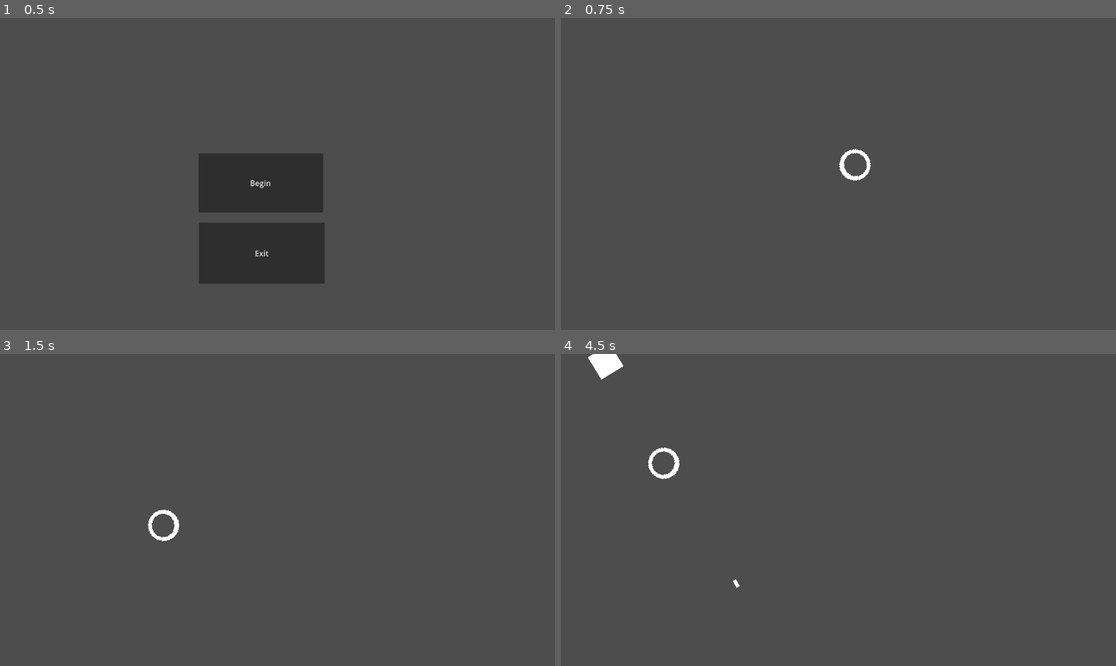
Above: before the commit, frames 1-4 (two rows, left to right).
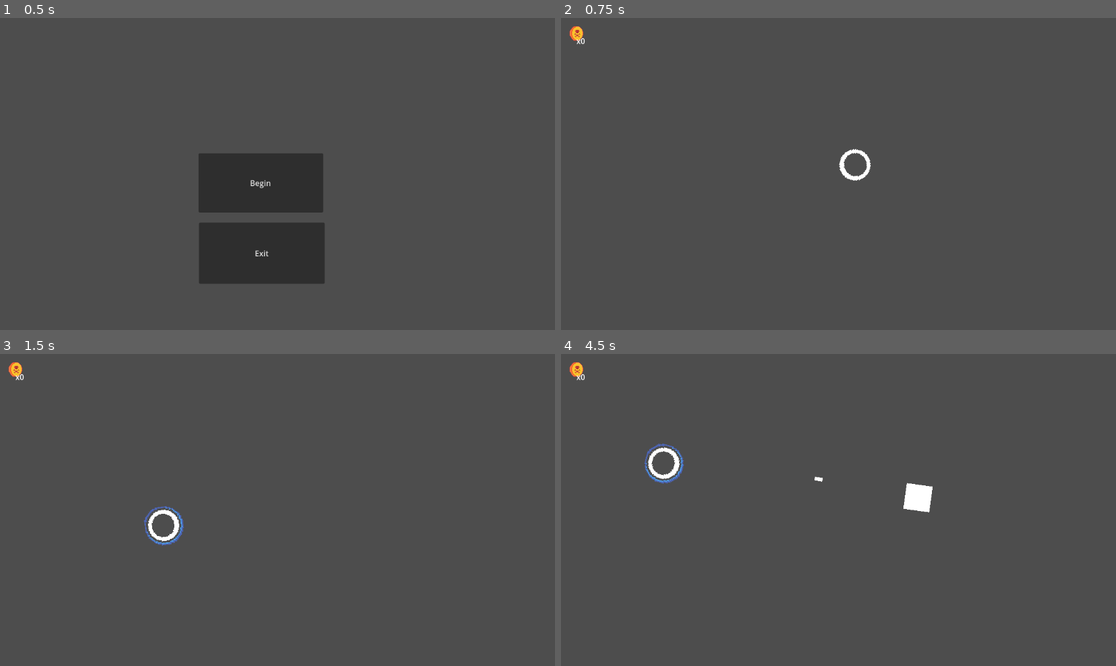
Above: after the commit, the same moments.

Repository: QuiescentTrip/Tavern-GameJam
Game: Godot game, scene res://Title.tscn
Same seed, same stepped clock (60 frames per second), same inputs: the game is played once before the commit and once after it.
Inputs (mouse positions are in pixels of both pictures, inside the frame that each line leads up to):
- Up to frame 1 (0.5 s): no input
- Up to frame 2 (0.75 s): click "Begin" at 0.5 s
- Up to frame 3 (1.5 s): tap Enter at 1.25 s; move the mouse to (399, 494) at 1.27 s; hold D (right) from 1.28 s (still down); hold Right mouse button (RMB, bound only after the commit) from 1.28 s (still down); click (399, 494) at 1.35 s
- Up to frame 4 (4.5 s): tap Space at 2 s; move the mouse to (727, 525) at 2.02 s; release D (right) at 2.03 s; release Right mouse button (RMB, bound only after the commit) at 2.03 s; hold S (down) 2.03-2.78 s; right-click (727, 525) at 2.1 s; click (727, 525) at 2.3 s; tap Enter at 2.75 s; move the mouse to (894, 441) at 2.77 s; hold D (right) 2.78-3.53 s; hold Right mouse button (RMB, bound only after the commit) 2.78-3.53 s; click (894, 441) at 2.85 s; move the mouse to (810, 572) at 3.52 s; hold W (up) 3.53-4.28 s; right-click (810, 572) at 3.6 s; click (810, 572) at 3.8 s; move the mouse to (1005, 556) at 4.27 s; hold A (left) from 4.28 s (still down); hold Right mouse button (RMB, bound only after the commit) from 4.28 s (still down); click (1005, 556) at 4.35 s

Frame 1 is identical in both runs. In frame 2, 0.1% of the frame differs, in the area x 1-5%, y 2-9%; in frame 3, 0.3%; in frame 4, 1.0%, in the area x 1-67%, y 0-76%.

Commit message:
aaa

Diff:
--- a/Godot/Enemies/Basic_Enemy.gd
+++ b/Godot/Enemies/Basic_Enemy.gd
@@ -10,28 +10,37 @@
 @onready var end = $Marker2D
 @onready var player = get_parent().get_parent().get_node("Player")
 
-func _onready():
-	print(player)
-
 var bullet = preload("res://bullet.tscn")
 
 
 func _physics_process(_delta) -> void:
 	if player != null:
+
 		var distance_to = position.distance_to(player.position)
+		var target = (player.position - position).normalized()
+
 		if  distance_to > 300 and distance_to < 1000:
 			look_at(player.global_position)
-			var target = (player.position - self.global_position).normalized()
-			direction =  target * speed
-			if position.distance_to(player.position) > 200:
-				if direction.length() > 1.0:
-					direction = direction.normalized()
-				var target_velocity = direction * speed
-				velocity += (target_velocity - velocity) * friction
 
-				move_and_slide()
-			fire()
-		elif(distance_to <= 300):
+		direction =  target * speed
+
+		if direction.length() > 1.0:
+			direction = direction.normalized()
+
+		if distance_to > 600 and distance_to < 1000:
+
+			var target_velocity = direction * speed
+			velocity += (target_velocity - velocity) * friction
+
+		elif distance_to < 400:
+
+			var target_velocity = -direction * speed
+			velocity += (target_velocity - velocity) * friction
+
+
+		move_and_slide()
+
+		if(distance_to <= 600):
 			look_at(player.global_position)
 			fire()
 
--- /dev/null
+++ b/Godot/GUI/GUI.gd
@@ -0,0 +1,17 @@
+extends CanvasLayer
+class_name UI
+
+@onready var coin_label = $Control/MarginContainer/VBoxContainer/HBoxContainer2/Coins
+
+var coins = 0:
+	set(new_coins):
+		coins = new_coins
+		_update_coins_label()
+
+
+func _update_coins_label():
+	coin_label.text = "x" + str(coins)
+
+
+func _ready():
+	_update_coins_label()
--- a/Godot/GUI/GUI.tscn
+++ b/Godot/GUI/GUI.tscn
@@ -1,3 +1,44 @@
-[gd_scene format=3 uid="uid://c7b04mt1cd4ao"]
+[gd_scene load_steps=3 format=3 uid="uid://c7b04mt1cd4ao"]
+
+[ext_resource type="Texture2D" uid="uid://bnuqjn0m1qvje" path="res://sprites/coin.png" id="1_swf2a"]
+[ext_resource type="Script" path="res://GUI/GUI.gd" id="1_ut6e6"]
 
 [node name="GUI" type="CanvasLayer"]
+script = ExtResource("1_ut6e6")
+
+[node name="Control" type="Control" parent="."]
+layout_mode = 3
+anchors_preset = 15
+anchor_right = 1.0
+anchor_bottom = 1.0
+grow_horizontal = 2
+grow_vertical = 2
+
+[node name="MarginContainer" type="MarginContainer" parent="Control"]
+layout_mode = 1
+anchors_preset = 15
+anchor_right = 1.0
+anchor_bottom = 1.0
+grow_horizontal = 2
+grow_vertical = 2
+theme_override_constants/margin_left = 32
+theme_override_constants/margin_top = 32
+theme_override_constants/margin_right = 32
+theme_override_constants/margin_bottom = 32
+
+[node name="VBoxContainer" type="VBoxContainer" parent="Control/MarginContainer"]
+layout_mode = 2
+size_flags_vertical = 0
+
+[node name="HBoxContainer" type="HBoxContainer" parent="Control/MarginContainer/VBoxContainer"]
+layout_mode = 2
+
+[node name="Sprite2D" type="Sprite2D" parent="Control/MarginContainer/VBoxContainer/HBoxContainer"]
+texture = ExtResource("1_swf2a")
+
+[node name="HBoxContainer2" type="HBoxContainer" parent="Control/MarginContainer/VBoxContainer"]
+layout_mode = 2
+
+[node name="Coins" type="Label" parent="Control/MarginContainer/VBoxContainer/HBoxContainer2"]
+layout_mode = 2
+text = "You have this much money"
--- a/Godot/Player/Player.gd
+++ b/Godot/Player/Player.gd
@@ -9,17 +9,17 @@
 var speed = 500
 var bulletspeed = 4000
 var empty = true
-
+var shielded = false
+var invincible = false
+@onready var invincible_timer = $invincible
 @onready var AnimatedSprite = $AnimatedSprite2D
 @onready var end = $Marker2D
-#var player = preload("res://Player/Player.tscn")
 var bullet = preload("res://bullet.tscn")
 
 var _velocity := Vector2.ZERO
 
 func _ready():
-	#player.instantiate()
-	pass
+	$Sprite2D.visible = not $Sprite2D.visible
 
 
 func _physics_process(_delta: float) -> void:
@@ -28,13 +28,16 @@
 		Input.get_action_strength("down") - Input.get_action_strength("up")
 	)
 
+	if invincible_timer.is_stopped():
+		invincible = false
+
 	if direction.length() > 1.0:
 		direction = direction.normalized()
 
 	velocity = speed * direction
 	move_and_slide()
 
-	if Input.is_action_just_pressed("LMB") and !empty:
+	if Input.is_action_just_pressed("LMB") and !empty and !shielded:
 		fire()
 
 	look_at(get_global_mouse_position())
@@ -47,12 +50,29 @@
 	GlobalSignals.bullet_fired.emit(bullet_instance, end.global_position, direction, 0)
 	empty = true
 
+func _input(event):
+	if event.is_action_pressed("RMB"):
+		$Sprite2D.visible = not $Sprite2D.visible
+		shielded = true
+
+	elif event.is_action_released("RMB"):
+		$Sprite2D.visible = not $Sprite2D.visible
+		shielded = false
 
 func onkill():
-	if !empty:
+	if !empty and !shielded and !invincible:
+		$Death.play()
 		get_tree().paused = true
-		queue_free()
+		if !$Death.playing:
+			queue_free()
+	elif shielded:
+		invincible_timer.start()
+		pass
 	else:
+		if invincible_timer.is_stopped():
+			invincible_timer.start()
+			invincible = true
+		$Pickup.play()
 		AnimatedSprite.frame = 1
 		empty = false
 
--- a/Godot/Player/Player.tscn
+++ b/Godot/Player/Player.tscn
@@ -1,8 +1,11 @@
-[gd_scene load_steps=8 format=3 uid="uid://cdqg41xlkfgan"]
+[gd_scene load_steps=11 format=3 uid="uid://cdqg41xlkfgan"]
 
 [ext_resource type="Script" path="res://Player/Player.gd" id="1_lx08a"]
 [ext_resource type="AudioStream" uid="uid://d02q4y7okdr0o" path="res://sfx/sound.wav" id="2_btart"]
 [ext_resource type="Texture2D" uid="uid://dpp7p5xa0deka" path="res://sprites/New Piskel.png" id="3_25vwd"]
+[ext_resource type="Texture2D" uid="uid://q3ift25k5vqh" path="res://sprites/shield.png" id="4_g2tok"]
+[ext_resource type="AudioStream" uid="uid://q5u0m8jee3hw" path="res://sfx/possible_death_sound.wav" id="5_ngywk"]
+[ext_resource type="AudioStream" uid="uid://d0e2dxvphfewh" path="res://sfx/possible_pickup_sound.wav" id="6_dsfy5"]
 
 [sub_resource type="CircleShape2D" id="CircleShape2D_pd7fc"]
 
@@ -46,3 +49,17 @@
 [node name="AnimatedSprite2D" type="AnimatedSprite2D" parent="."]
 texture_filter = 1
 sprite_frames = SubResource("SpriteFrames_mqnaw")
+
+[node name="Sprite2D" type="Sprite2D" parent="."]
+texture_filter = 1
+position = Vector2(0.5, 0.5)
+scale = Vector2(1.24631, 1.24631)
+texture = ExtResource("4_g2tok")
+
+[node name="Death" type="AudioStreamPlayer2D" parent="."]
+stream = ExtResource("5_ngywk")
+
+[node name="Pickup" type="AudioStreamPlayer2D" parent="."]
+stream = ExtResource("6_dsfy5")
+
+[node name="invincible" type="Timer" parent="."]
--- a/Godot/World.tscn
+++ b/Godot/World.tscn
@@ -1,9 +1,10 @@
-[gd_scene load_steps=10 format=3 uid="uid://c38ll0ycvi8wd"]
+[gd_scene load_steps=11 format=3 uid="uid://c38ll0ycvi8wd"]
 
 [ext_resource type="Script" path="res://bullet_manager.gd" id="1_glbaw"]
 [ext_resource type="Script" path="res://World.gd" id="1_kwgfm"]
 [ext_resource type="PackedScene" uid="uid://cdqg41xlkfgan" path="res://Player/Player.tscn" id="1_v1gjv"]
 [ext_resource type="Script" path="res://enemy_manager.gd" id="2_rpuov"]
+[ext_resource type="PackedScene" uid="uid://c7b04mt1cd4ao" path="res://GUI/GUI.tscn" id="2_xk73r"]
 [ext_resource type="AudioStream" uid="uid://dia4wh8kteyq5" path="res://music/whaaa.wav" id="5_wp6un"]
 [ext_resource type="Texture2D" uid="uid://cq0kwh3vsbplk" path="res://sprites/Wall.png" id="6_66vul"]
 
@@ -26,6 +27,8 @@
 [node name="World" type="Node2D"]
 position = Vector2(1029, 1118)
 script = ExtResource("1_kwgfm")
+
+[node name="GUI" parent="." instance=ExtResource("2_xk73r")]
 
 [node name="enemy_manager" type="Node2D" parent="."]
 script = ExtResource("2_rpuov")
@@ -60,4 +63,6 @@
 scale = Vector2(70.1623, -79.5567)
 shape = SubResource("RectangleShape2D_n6tv2")
 
+[node name="LevelTimer" type="Timer" parent="."]
+
 [connection signal="timeout" from="enemy_manager/Timer" to="enemy_manager" method="_on_timer_timeout"]
--- a/Godot/enemy_manager.gd
+++ b/Godot/enemy_manager.gd
@@ -3,10 +3,11 @@
 @onready var Basic_Enemy = preload("res://Enemies/Basic_Enemy.tscn")
 @onready var player = get_parent().get_node("Player")
 
-var y = round(1500 - 16.25)
-var x = round(2400 - 577.485)
-var xpos = 577
-var ypos = 16
+
+var y = round(-789.3276)
+var x = round(-711.9944)
+var xpos = round(1784.129)
+var ypos = round(865.9188)
 var rng = RandomNumberGenerator.new()
 
 func _ready():
@@ -20,10 +21,10 @@
 
 func _on_timer_timeout():
 	var pos = Vector2(randi_range(xpos, x), randi_range(ypos, y))
-	if player.position.distance_to(player.position) < 500:
+
+	if pos.distance_to(player.position) > 600:
 		var enemy = Basic_Enemy.instantiate()
 		enemy.position = pos
-		print(enemy.global_position)
 		add_child(enemy)
 		$Timer.start()
 	else:
--- a/Godot/project.godot
+++ b/Godot/project.godot
@@ -46,6 +46,11 @@
 "events": [Object(InputEventMouseButton,"resource_local_to_scene":false,"resource_name":"","device":-1,"window_id":0,"a …(258 unchanged characters)…
 ]
 }
+RMB={
+"deadzone": 0.5,
+"events": [Object(InputEventMouseButton,"resource_local_to_scene":false,"resource_name":"","device":-1,"window_id":0,"alt_pressed":false,"shift_pressed":false,"ctrl_pressed":false,"meta_pressed":false,"button_mask":2,"position":Vector2(233, 8),"global_position":Vector2(237, 51),"factor":1.0,"button_index":2,"canceled":false,"pressed":true,"double_click":false,"script":null)
+]
+}
 
 [rendering]
 
Binary file added: Godot/sprites/Shield_animation.png
Not shown, added: Godot/sprites/Shield_animation.png.import
Binary file added: Godot/sprites/coin.png
Not shown, added: Godot/sprites/coin.png.import
Binary file added: Godot/sprites/shield.png
Not shown, added: Godot/sprites/shield.png.import
